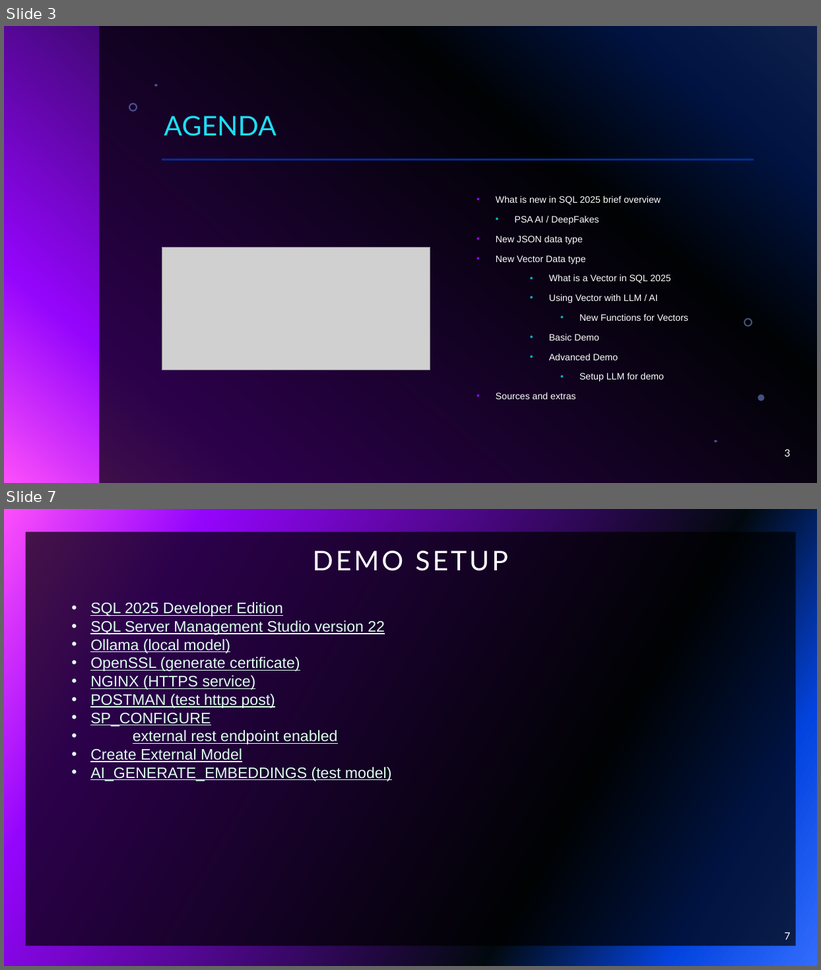
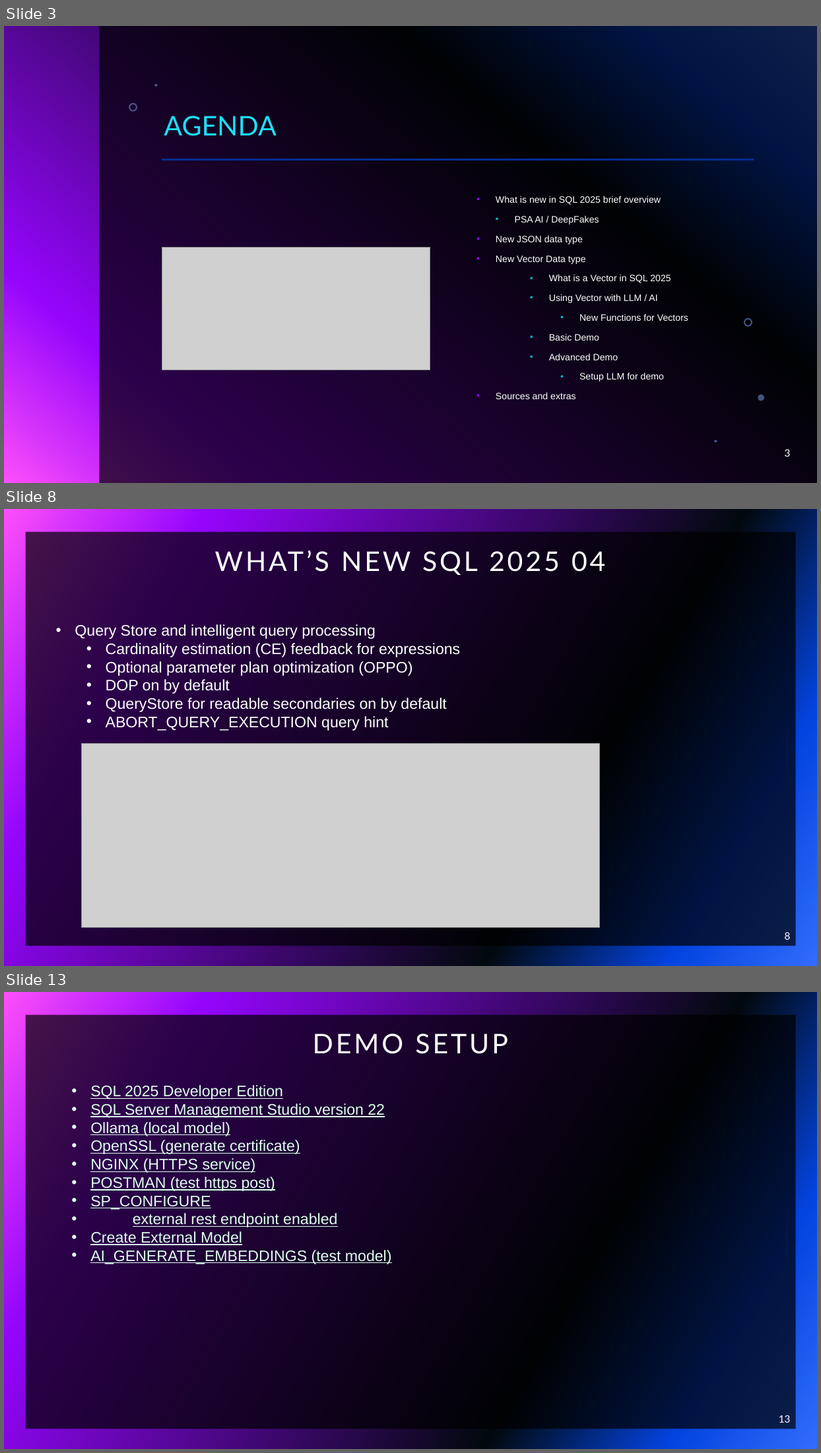
Before and after one commit to sqlbouncer/PSSUG_202512, a slide deck: PSSUG_202511.pptx. Shown one above the other, each under a label of ours: slides 3 and 7 before the commit, slides 3, 8 and 13 after it; the slides between them are not shown. The pictures are 821x970 and 821x1453 pixels, drawn with LibreOffice and Linux fonts; fonts in the diff are those of the drawing; grey boxes stand for pictures; background and template pictures are left out. Boxes give left, top, right and bottom in pixels: in the first picture for what was removed or moved away, otherwise in the second. Text is boxed around its words. In the diff, an @@ line names an element or a change of style, - is before the commit and + after.

```diff
--- a/PSSUG_202511.pptx
+++ b/PSSUG_202511.pptx
@@ slide 8 added at [4, 509, 817, 966], background gradient #316CFC to #0343DF to #02090E to #9405FC to #FC4EFB; not listed: 1 template element that a slide beside it also shows @@
@@ title added at [215, 550, 605, 575], 32 pt, text #FFFFFF @@
+WHAT’S NEW SQL 2025 04
@@ text added at [75, 625, 460, 731], 18 pt, text #FFFFFF @@
+• Query Store and intelligent query processing
+  • Cardinality estimation (CE) feedback for expressions
+  • Optional parameter plan optimization (OPPO)
+  • DOP on by default
+  • QueryStore for readable secondaries on by default
+  • ABORT_QUERY_EXECUTION query hint
@@ picture added at [81, 744, 599, 928] @@
@@ page number added at [785, 933, 791, 940], 12 pt, text #FFFFFF @@
+8
@@ what was slide 7 is now slide 13 @@
@@ page number at [779, 1416, 791, 1423]: text changed @@
-7
+13
```
Also in this commit, not shown: 3 slides changed, 6 other slides added, 2 slides removed, 4 other files.
